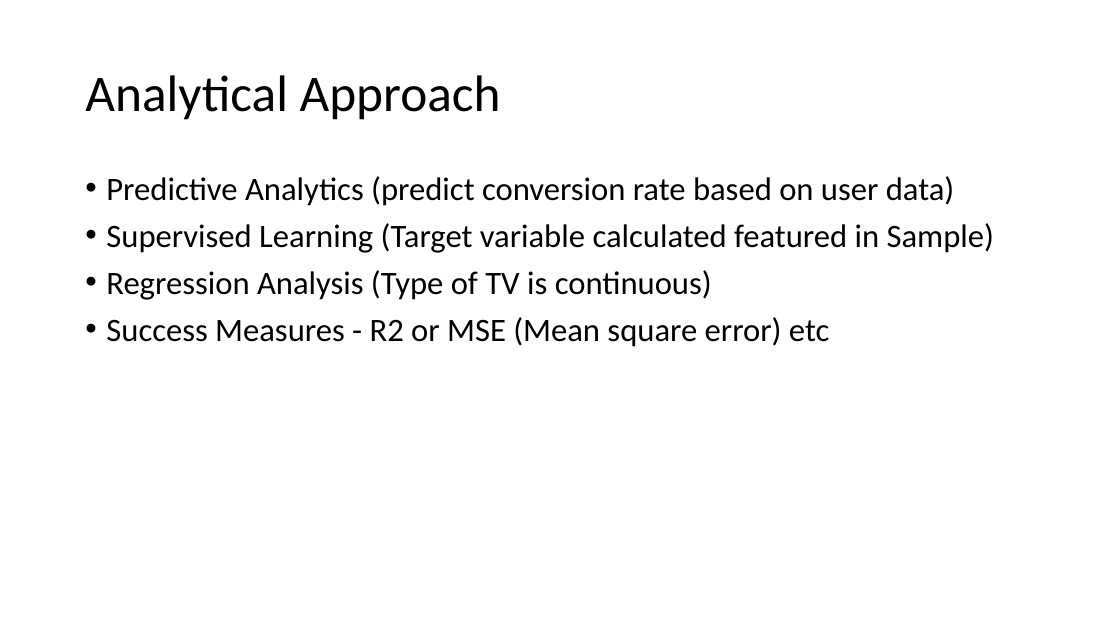
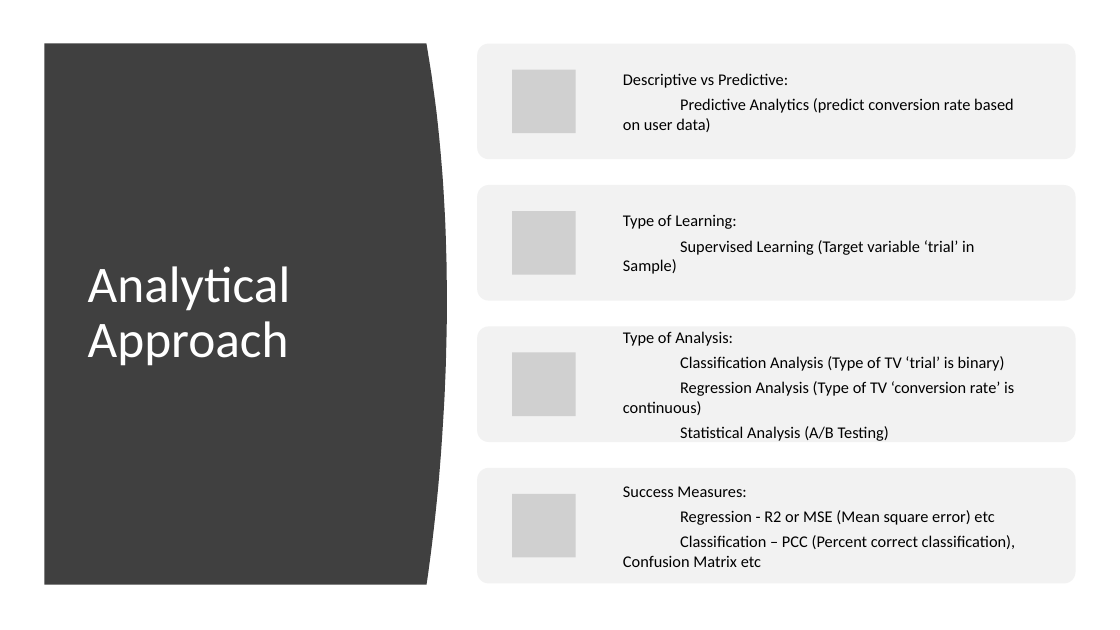
Before and after one commit to SyedNadir/freemium-ab-testing, a slide deck: slide 2 of documents/presentation/data understanding.pptx. Drawn at 1120x630 pixels with LibreOffice and Linux fonts; fonts in the diff are those of the drawing; grey boxes stand for pictures. Boxes give left, top, right and bottom in pixels: in the first picture for what was removed or moved away, otherwise in the second. Text is boxed around its words. In the diff, an @@ line names an element or a change of style, - is before the commit and + after.

```diff
--- a/documents/presentation/data understanding.pptx
+++ b/documents/presentation/data understanding.pptx
@@ freeform shape added at (45,44,447,585), fill #404040 @@
@@ title "Analytical Approach": place and size @@
-title "Analytical Approach" at (85,75,501,120)
+title "Analytical Approach" at (88,266,291,366)
@@ title "Analytical Approach" at (88,266,291,366): text colour #000000 to #FFFFFF @@
@@ text removed at (106,176,994,347) @@
-• Predictive Analytics (predict conversion rate based on user data)
-• Supervised Learning (Target variable calculated featured in Sample)
-• Regression Analysis (Type of TV is continuous)
-• Success Measures - R2 or MSE (Mean square error) etc
@@ group added at (477,44,1075,584): 4 rounded rectangles, 4 pictures, 4 texts @@
+Descriptive vs Predictive:
+Predictive Analytics (predict conversion rate based on user data)
+Type of Learning:
+Supervised Learning (Target variable ‘trial’ in Sample)
+Type of Analysis:
+Classification Analysis (Type of TV ‘trial’ is binary)
+Regression Analysis (Type of TV ‘conversion rate’ is continuous)
+Statistical Analysis (A/B Testing)
+Success Measures:
+Regression - R2 or MSE (Mean square error) etc
+Classification – PCC (Percent correct classification), Confusion Matrix etc
```
Also in this commit, not shown: 2 other slides changed, 5 slides added.
